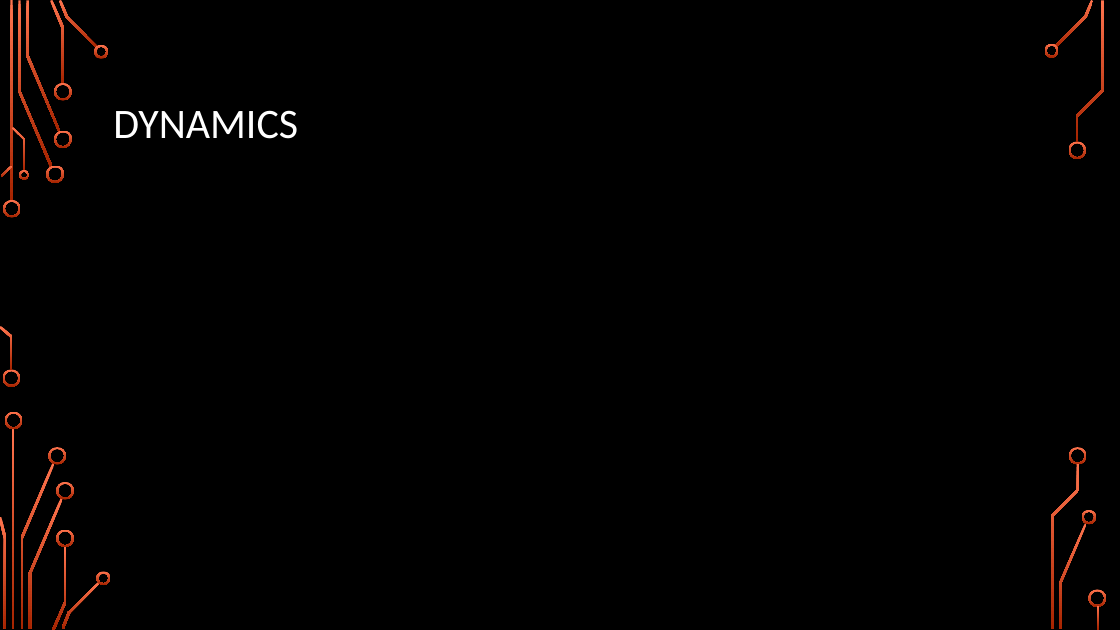
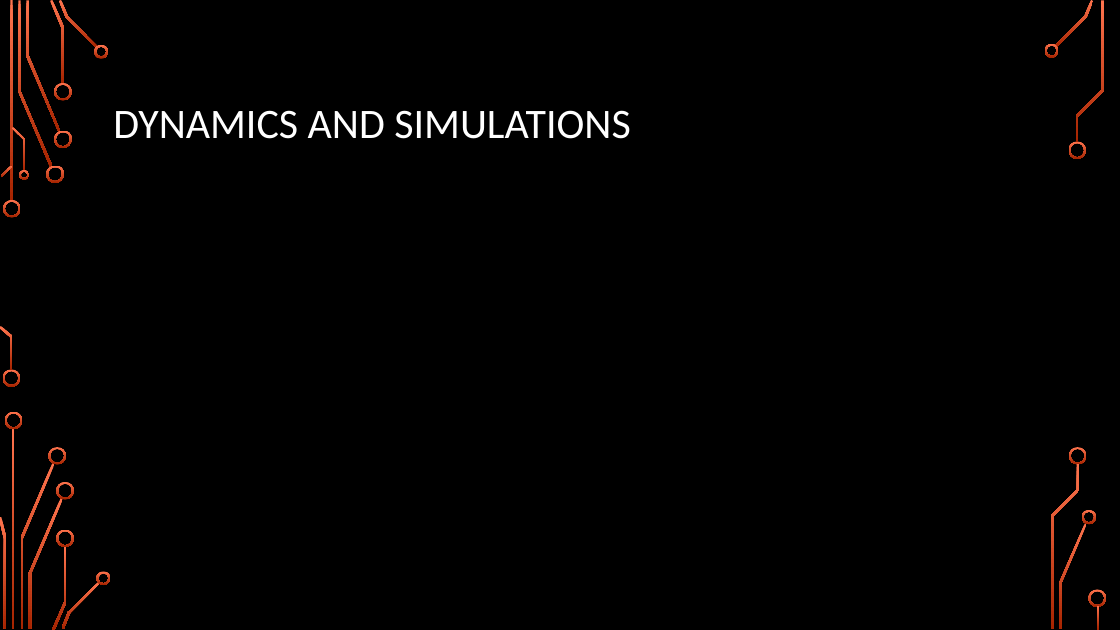
Before and after one commit to Logiant/AgileRoboticControls, a slide deck: slide 3 of Documentation/Presentation/Design Presentation/Design Presentation.pptx. Drawn at 1120x630 pixels with LibreOffice and Linux fonts; fonts in the diff are those of the drawing; background and template pictures are left out. Boxes give left, top, right and bottom in pixels: in the first picture for what was removed or moved away, otherwise in the second. Text is boxed around its words. In the diff, an @@ line names an element or a change of style, - is before the commit and + after.

Commit message:
Added pneumatics and dynamics to presentation

```diff
--- a/Documentation/Presentation/Design Presentation/Design Presentation.pptx
+++ b/Documentation/Presentation/Design Presentation/Design Presentation.pptx
@@ title at (113,110,630,139): text changed @@
-DYNAMICS
+DYNAMICS AND SIMULATIONS
```
Also in this commit, not shown: 21 slides added, 1 slide removed.
